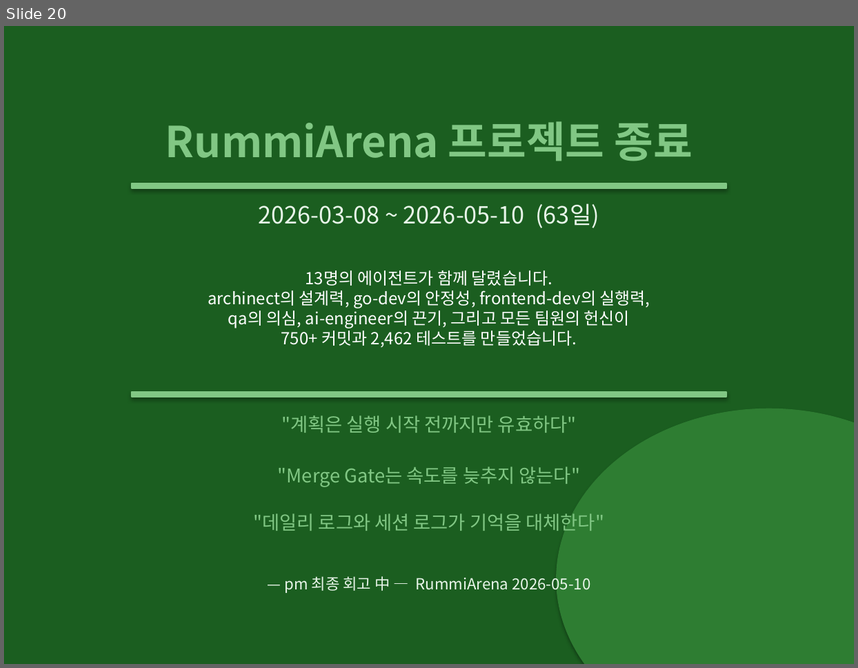
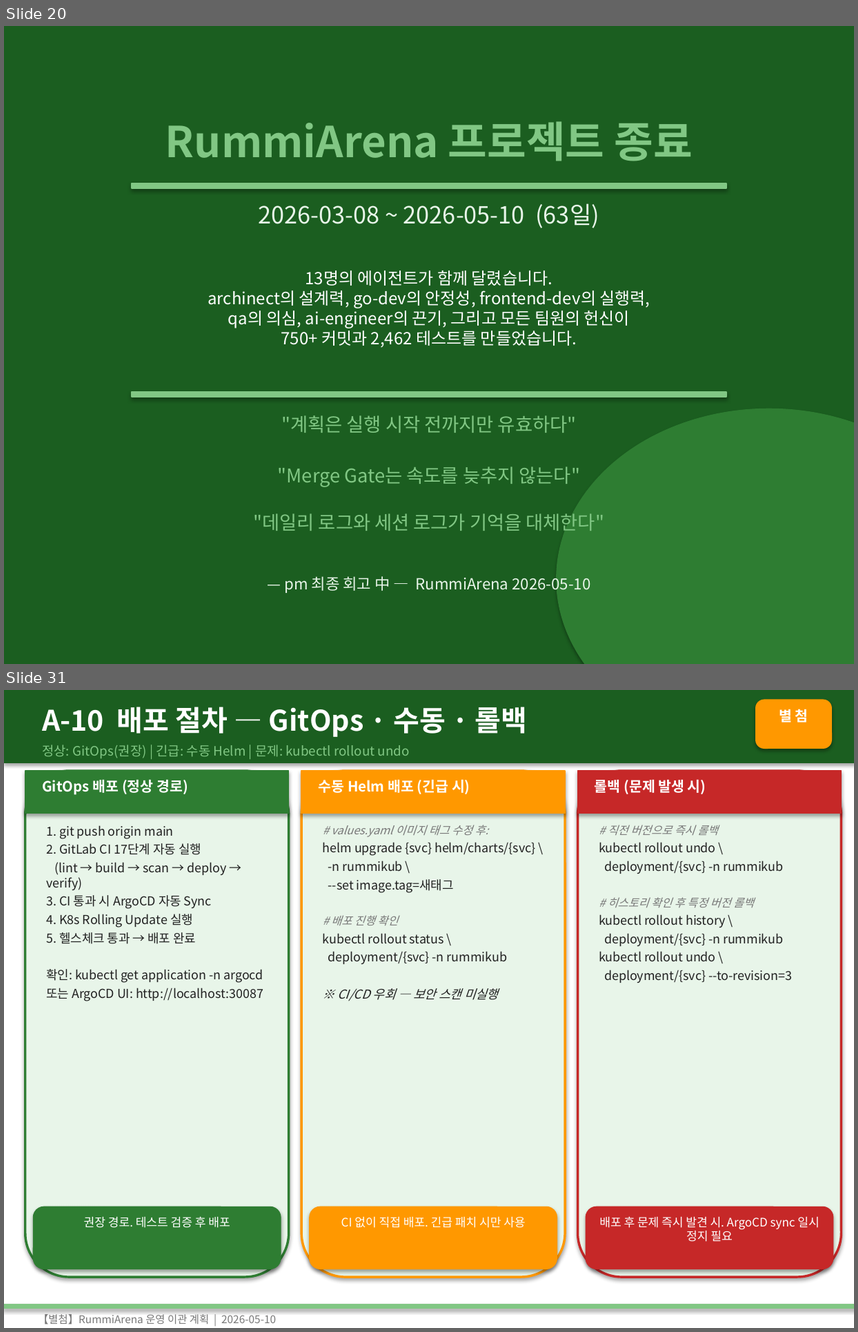
Before and after one commit to k82022603/RummiArena, a slide deck: docs/07-closure/RummiArena_프로젝트종료보고서.pptx. Shown one above the other, each under a label of ours: slide 20 before the commit, slides 20 and 31 after it; the slides between them are not shown. The pictures are 858x668 and 858x1332 pixels, drawn with LibreOffice and Linux fonts; fonts in the diff are those of the drawing. Boxes give left, top, right and bottom in pixels: in the first picture for what was removed or moved away, otherwise in the second. Text is boxed around its words. In the diff, an @@ line names an element or a change of style, - is before the commit and + after.

```diff
--- a/docs/07-closure/RummiArena_프로젝트종료보고서.pptx
+++ b/docs/07-closure/RummiArena_프로젝트종료보고서.pptx
@@ slide 31 added at bbox=[4, 690, 854, 1328], background #FFFFFF @@
@@ rectangle added at bbox=[4, 690, 854, 762], fill #1B5E20, outline #1B5E20 1 pt @@
@@ text added at bbox=[42, 707, 528, 737], 24 pt, text #FFFFFF, bold @@
+A-10 배포 절차 — GitOps · 수동 · 롤백
@@ rounded rectangle added at bbox=[756, 700, 831, 748], fill #FF9800, outline #FF9800 1.5 pt @@
@@ text added at bbox=[779, 709, 809, 722], 12 pt, text #FFFFFF, bold @@
+별 첨
@@ text added at bbox=[42, 745, 410, 758], 11 pt, text #81C784 @@
+정상: GitOps(권장) | 긴급: 수동 Helm | 문제: kubectl rollout undo
@@ rounded rectangle added at bbox=[25, 771, 289, 1276], fill #E8F5E9, outline #2E7D32 2 pt @@
@@ rectangle added at bbox=[25, 771, 289, 814], fill #2E7D32, outline #2E7D32 1 pt @@
@@ rounded rectangle added at bbox=[301, 771, 565, 1276], fill #E8F5E9, outline #FF9800 2 pt @@
@@ rectangle added at bbox=[301, 771, 565, 814], fill #FF9800, outline #FF9800 1 pt @@
@@ rounded rectangle added at bbox=[578, 771, 842, 1276], fill #E8F5E9, outline #C62828 2 pt @@
@@ rectangle added at bbox=[578, 771, 842, 814], fill #C62828, outline #C62828 1 pt @@
@@ text added at bbox=[42, 780, 188, 795], 12 pt, text #FFFFFF, bold @@
+GitOps 배포 (정상 경로)
@@ text added at bbox=[319, 779, 470, 794], 12 pt, text #FFFFFF, bold @@
+수동 Helm 배포 (긴급 시)
@@ text added at bbox=[595, 779, 706, 794], 12 pt, text #FFFFFF, bold @@
+롤백 (문제 발생 시)
@@ text added at bbox=[46, 825, 263, 1001], 10.5 pt, text #212121 @@
+1. git push origin main
+2. GitLab CI 17단계 자동 실행
+(lint → build → scan → deploy → verify)
+3. CI 통과 시 ArgoCD 자동 Sync
+4. K8s Rolling Update 실행
+5. 헬스체크 통과 → 배포 완료
+확인: kubectl get application -n argocd
+또는 ArgoCD UI: http://localhost:30087
@@ text added at bbox=[323, 825, 535, 1000], 10.5 pt, text #212121 @@
+# values.yaml 이미지 태그 수정 후:
+helm upgrade {svc} helm/charts/{svc} \
+-n rummikub \
+--set image.tag=새태그
+# 배포 진행 확인
+kubectl rollout status \
+deployment/{svc} -n rummikub
+※ CI/CD 우회 — 보안 스캔 미실행
@@ text added at bbox=[599, 825, 792, 983], 10.5 pt, text #212121 @@
+# 직전 버전으로 즉시 롤백
+kubectl rollout undo \
+deployment/{svc} -n rummikub
+# 히스토리 확인 후 특정 버전 롤백
+kubectl rollout history \
+deployment/{svc} -n rummikub
+kubectl rollout undo \
+deployment/{svc} --to-revision=3
@@ rounded rectangle added at bbox=[34, 1207, 280, 1268], fill #2E7D32, outline #2E7D32 1.5 pt @@
@@ rounded rectangle added at bbox=[310, 1207, 557, 1268], fill #FF9800, outline #FF9800 1.5 pt @@
@@ rounded rectangle added at bbox=[586, 1207, 833, 1268], fill #C62828, outline #C62828 1.5 pt @@
@@ text added at bbox=[84, 1216, 230, 1228], 10 pt, text #FFFFFF @@
+권장 경로. 테스트 검증 후 배포
@@ text added at bbox=[341, 1216, 525, 1228], 10 pt, text #FFFFFF @@
+CI 없이 직접 배포. 긴급 패치 시만 사용
@@ text added at bbox=[599, 1216, 819, 1241], 10 pt, text #FFFFFF @@
+배포 후 문제 즉시 발견 시. ArgoCD sync 일시 정지 필요
@@ rectangle added at bbox=[4, 1304, 854, 1308], fill #81C784, outline #81C784 1 pt @@
@@ text added at bbox=[38, 1314, 276, 1324], 9 pt, text #787878 @@
+【별첨】RummiArena 운영 이관 계획 | 2026-05-10
```
Also in this commit, not shown: 14 other slides added, 1 other file.
